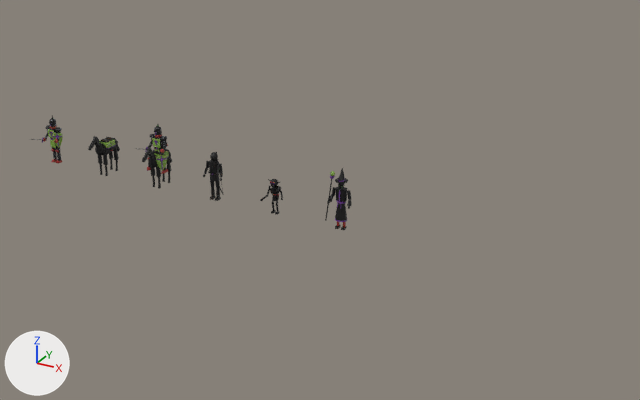
What one commit did to the Blender file art/units.blend.
One viewpoint serves both versions: a 50 mm camera at (22.13, -23.49, 12.59) aimed at (9.1, 0.21, 0.74). The lights are fixed; the arrows at lower left show +X, +Y and +Z. The older version comes first.

Script lines for the objects in view, before the commit:
```python
me_archer_mesh = bpy.data.meshes.new('archer_mesh')
me_archer_mesh.from_pydata(...)  # 647 vertices, 507 faces; spans x -0.4..0.45, y -0.33..0.22, z 0.0..1.75
me_archer_mesh.materials.append(mat_knight_palette)  # picture img_knight_palette
me_horse_mesh = bpy.data.meshes.new('horse_mesh')
me_horse_mesh.from_pydata(...)  # 576 vertices, 468 faces; spans x -0.28..0.28, y -0.81..0.82, z 0.0..1.65
me_horse_mesh.materials.append(mat_knight_palette)  # picture img_knight_palette
me_knight_mesh = bpy.data.meshes.new('knight_mesh')
me_knight_mesh.from_pydata(...)  # 682 vertices, 550 faces; spans x -0.4..0.49, y -0.99..0.15, z 0.0..1.92
me_knight_mesh.materials.append(mat_knight_palette)  # picture img_knight_palette
me_knight_mounted_mesh = bpy.data.meshes.new('knight_mounted_mesh')
me_knight_mounted_mesh.from_pydata(...)  # 1258 vertices, 1018 faces; spans x -0.43..0.49, y -0.84..0.82, z 0.0..2.38
me_knight_mounted_mesh.materials.append(mat_knight_palette)  # picture img_knight_palette
me_mage_mesh = bpy.data.meshes.new('mage_mesh')
me_mage_mesh.from_pydata(...)  # 574 vertices, 456 faces; spans x -0.45..0.42, y -0.32..0.21, z 0.0..2.13
me_mage_mesh.materials.append(mat_knight_palette)  # picture img_knight_palette
ob_archer_mesh = bpy.data.objects.new('archer_mesh', me_archer_mesh)
ob_archer_mesh.location = (5.0, 0.0, 0.0)
ob_horse_mesh = bpy.data.objects.new('horse_mesh', me_horse_mesh)
ob_horse_mesh.location = (0.0, 0.0, 0.0)
ob_knight_mesh = bpy.data.objects.new('knight_mesh', me_knight_mesh)
ob_knight_mesh.location = (-2.5, 0.0, 0.0)
ob_knight_mounted_mesh = bpy.data.objects.new('knight_mounted_mesh', me_knight_mounted_mesh)
ob_knight_mounted_mesh.location = (2.5, 0.0, 0.0)
ob_mage_mesh = bpy.data.objects.new('mage_mesh', me_mage_mesh)
ob_mage_mesh.location = (10.0, 0.0, 0.0)
```
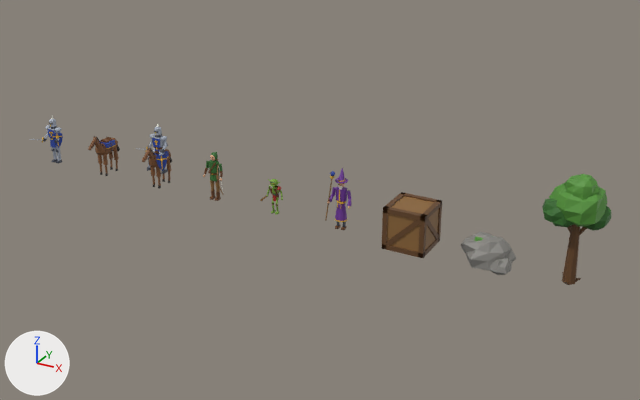
The change in detail:
me_knight_mesh has 682 vertices, 550 faces and spans x -0.4..0.49, y -0.99..0.15, z 0.0..1.92.
me_knight_mesh is used by ob_knight_mesh; location (-2.5, 0.0, 0.0).
me_knight_mesh part 1: texture (UV) coordinates of 550 of 550 faces, centred in x -0.39..0.48, y -0.92..0.15, z 0.0..1.82, changed; they spanned u 0.12..0.88, v 0.12..0.62 and now span u 0.06..0.69, v 0.06..0.19.
me_knight_mounted_mesh has 1258 vertices, 1018 faces and spans x -0.43..0.49, y -0.84..0.82, z 0.0..2.38.
me_knight_mounted_mesh is used by ob_knight_mounted_mesh; location (2.5, 0.0, 0.0).
me_knight_mounted_mesh part 2: texture (UV) coordinates of 1018 of 1018 faces, centred in x -0.41..0.48, y -0.8..0.74, z 0.0..2.28, changed; they spanned u 0.12..0.88, v 0.12..0.62 and now span u 0.06..0.94, v 0.06..0.19.
me_archer_mesh has 647 vertices, 507 faces and spans x -0.4..0.45, y -0.33..0.22, z 0.0..1.75.
me_archer_mesh is used by ob_archer_mesh; location (5.0, 0.0, 0.0).
me_archer_mesh part 3: texture (UV) coordinates of 507 of 507 faces, centred in x -0.39..0.44, y -0.32..0.22, z 0.0..1.74, changed; they spanned u 0.12..0.88, v 0.12..0.88 and now span u 0.19..0.81, v 0.06..0.19.
me_mage_mesh has 574 vertices, 456 faces and spans x -0.45..0.42, y -0.32..0.21, z 0.0..2.13.
me_mage_mesh is used by ob_mage_mesh; location (10.0, 0.0, 0.0).
me_mage_mesh part 4: texture (UV) coordinates of 456 of 456 faces, centred in x -0.43..0.4, y -0.32..0.21, z 0.0..2.06, changed; they spanned u 0.12..0.88, v 0.12..0.88 and now span u 0.19..0.94, v 0.06..0.19.
Mesh me_prop_tree_mesh is new.
It has 266 vertices, 284 faces and spans x -0.49..0.45, y -0.35..0.37, z -0.03..1.71.
It uses material mat_knight_palette (picture img_knight_palette).
Mesh me_prop_rock_mesh is new.
It has 112 vertices, 132 faces and spans x -0.437..0.449, y -0.37..0.372, z -0.071..0.443.
It uses material mat_knight_palette (picture img_knight_palette).
Mesh me_prop_crate_mesh is new.
It has 136 vertices, 102 faces and spans x -0.35..0.35, y -0.35..0.35, z 0.0..0.7.
It uses material mat_knight_palette (picture img_knight_palette).
Object 'prop_tree_mesh' (ob_prop_tree_mesh) is new; it shows me_prop_tree_mesh.
Its location is (17.5, 0.0, 0.0).
Its scale is (2.0, 2.0, 2.0).
Object 'prop_rock_mesh' (ob_prop_rock_mesh) is new; it shows me_prop_rock_mesh.
Its location is (15.0, 0.0, 0.0).
Its scale is (2.0, 2.0, 2.0).
Object 'prop_crate_mesh' (ob_prop_crate_mesh) is new; it shows me_prop_crate_mesh.
Its location is (12.5, 0.0, 0.0).
Its scale is (2.0, 2.0, 2.0).

What differs and where, as boxes [x1, y1, x2, y2] in the pictures (640 x 400 px):
'prop_tree_mesh', added (green): after [542, 174, 611, 285]
'prop_crate_mesh', added (brown): after [382, 192, 442, 258]
'prop_rock_mesh', added: after [460, 232, 516, 275]
part 1 of me_knight_mesh, surface changed: [31, 115, 63, 163] in both
part 2 of me_knight_mounted_mesh, surface changed: [142, 124, 172, 188] in both
part 3 of me_archer_mesh, surface changed (lighter): [203, 152, 223, 201] in both
part 4 of me_mage_mesh, surface changed (black to purple): [325, 168, 351, 230] in both
